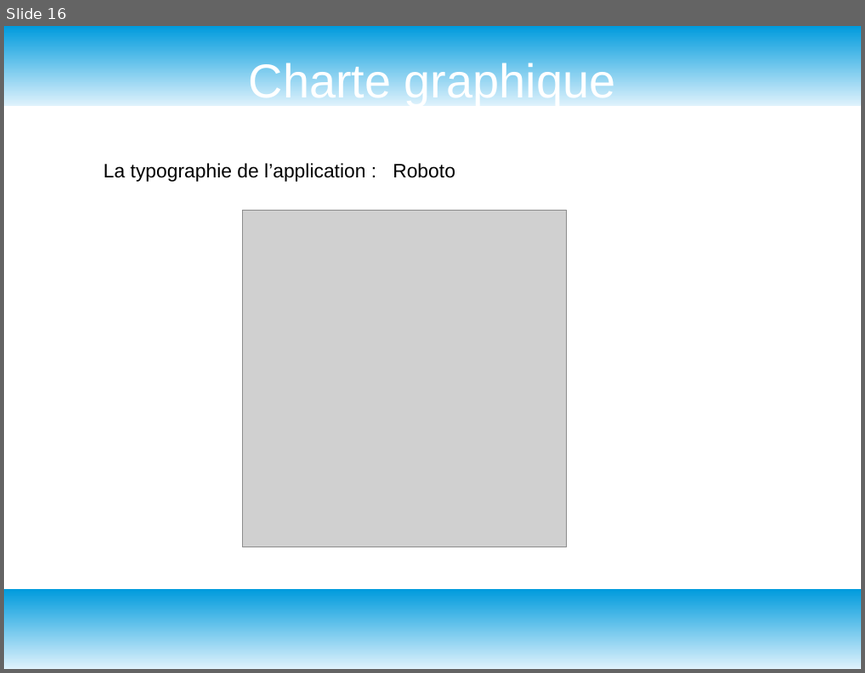
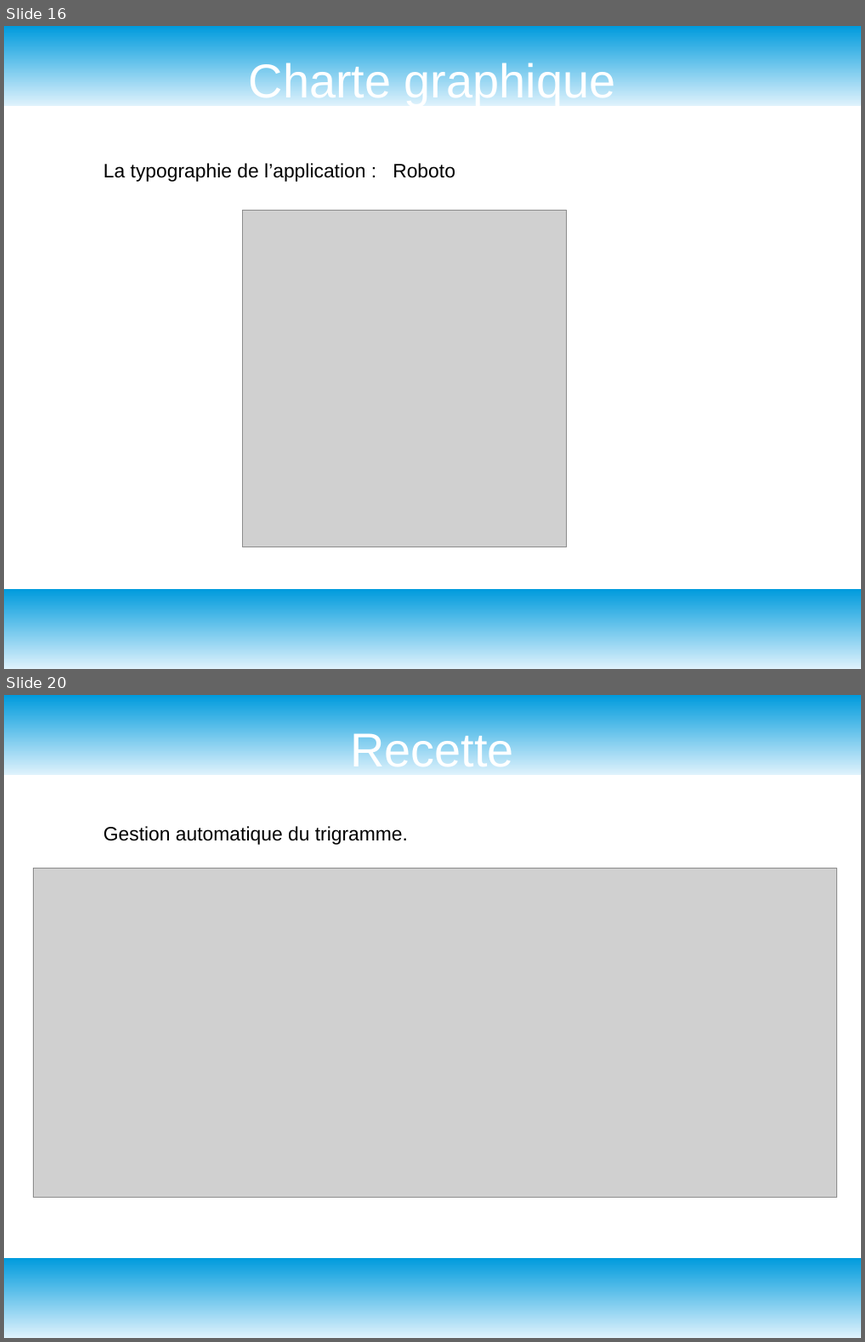
Before and after one commit to GuyomH/Fil-Rouge, a slide deck: assets/grand angle diapo.odp. Shown one above the other, each under a label of ours: slide 16 before the commit, slides 16 and 20 after it; the slides between them are not shown. The pictures are 865x673 and 865x1342 pixels, drawn with LibreOffice and Linux fonts; fonts in the diff are those of the drawing; grey boxes stand for pictures. Boxes give left, top, right and bottom in pixels: in the first picture for what was removed or moved away, otherwise in the second. Text is boxed around its words. In the diff, an @@ line names an element or a change of style, - is before the commit and + after.

```diff
--- a/assets/grand angle diapo.odp
+++ b/assets/grand angle diapo.odp
@@ slide 20 added at box(4, 695, 861, 1338), background #FFFFFF; not listed: 2 template elements that a slide beside it also shows @@
@@ title added at box(351, 729, 514, 767), 44 pt, text #FFFFFF @@
+Recette
@@ text added at box(103, 826, 408, 845), 18 pt, text #000000 @@
+Gestion automatique du trigramme.
@@ picture added at box(34, 868, 837, 1197) @@
```
Also in this commit, not shown: 2 slides changed, 5 other slides added, 1 slide removed.
